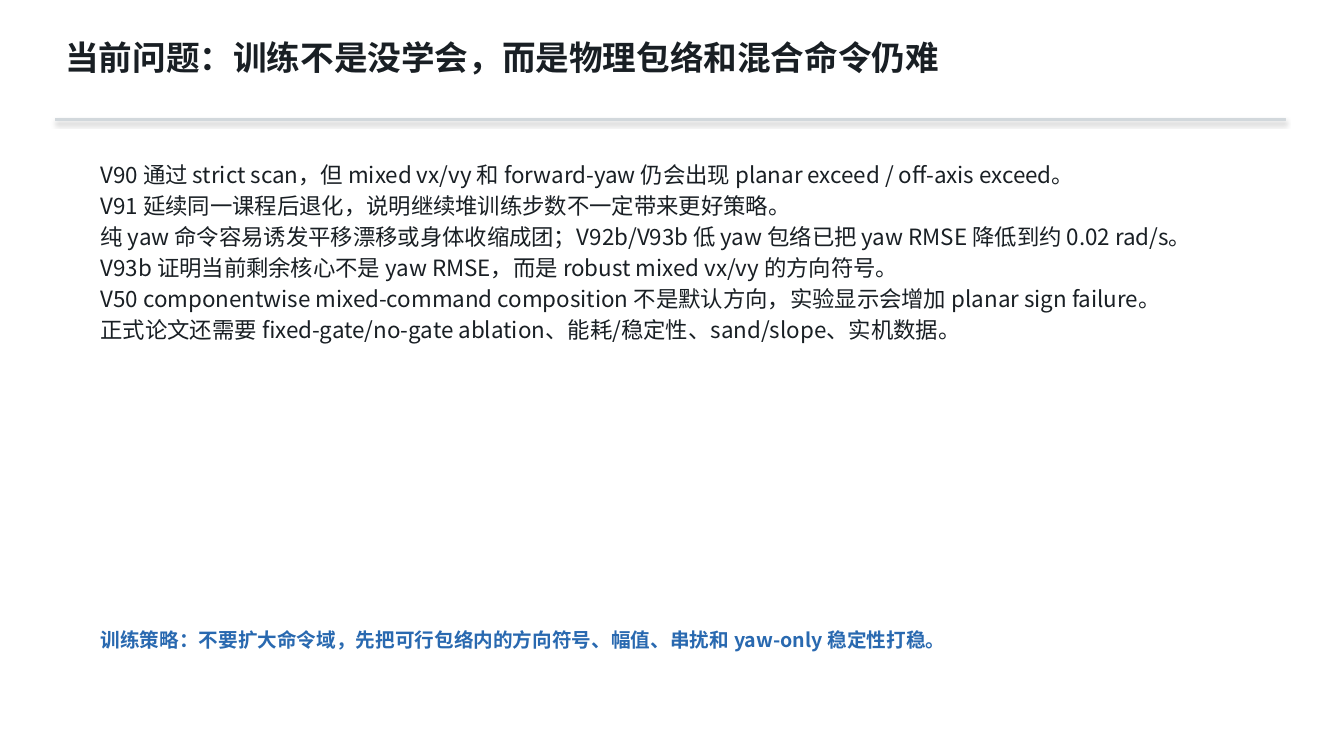
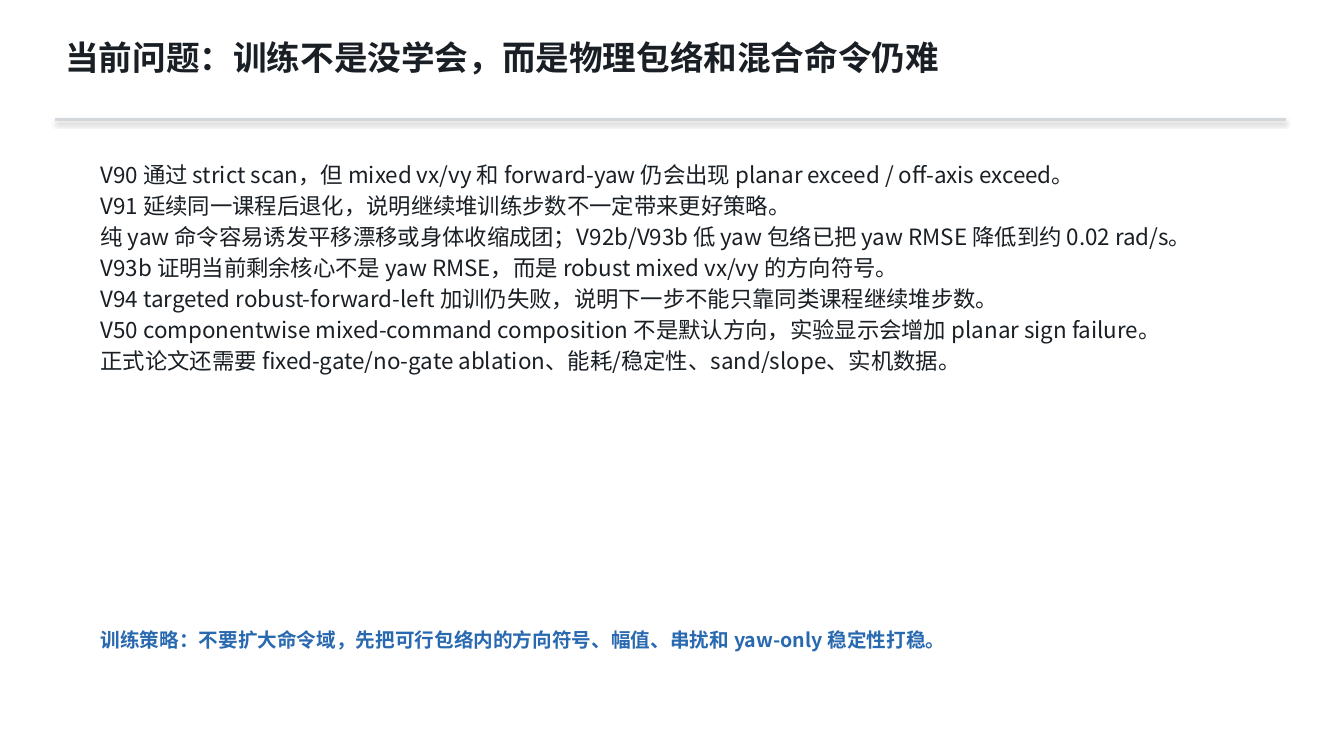
Before and after one commit to Kitjesen/worm-sim, a slide deck: slide 12 of record/current/worm_v6_advisor_update_ppt/worm_v6_advisor_update_20260603.pptx. Drawn at 1344x756 pixels with LibreOffice and Linux fonts; fonts in the diff are those of the drawing. Boxes give left, top, right and bottom in pixels: in the first picture for what was removed or moved away, otherwise in the second. Text is boxed around its words. In the diff, an @@ line names an element or a change of style, - is before the commit and + after.

Commit message:
Record robust hardcase training outcome
Constraint: V94 trained and scanned on the remote server with robust sensor noise, one-step action delay, and 0.9 action saturation while preserving the 80D/12D deployable ABI.
Rejected: Continuing the same robust-forward-left curriculum as a success path | V94 robust best/final still fail the mixed_vx_vy planar sign counterexample.
Confidence: medium
Scope-risk: narrow
Directive: Next repair should change the mixed vx/vy mechanism or staged residual constraints instead of only adding more timesteps to the same curriculum.
Tested: python scripts/create_worm_v6_advisor_update_ppt.py; python -m pytest src/v6/test_summarize_scan_acceptance_v6.py src/v6/test_reward_contract_v6.py src/v6/test_deployable_obs_v6.py src/v6/test_omni_eval_metrics_v6.py src/v6/test_visual_steel_strip_geometry_v6.py; git diff --check on touched paths.
Not-tested: New V94 videos were not recorded; this commit contains strict scan evidence and the updated advisor PPT.

```diff
--- a/record/current/worm_v6_advisor_update_ppt/worm_v6_advisor_update_20260603.pptx
+++ b/record/current/worm_v6_advisor_update_ppt/worm_v6_advisor_update_20260603.pptx
@@ text at (x1=101, y1=288, x2=998, y2=312): paragraph added @@
+V94 targeted robust-forward-left 加训仍失败，说明下一步不能只靠同类课程继续堆步数。
```
Also in this commit, not shown: 3 other slides changed, 27 other files.
